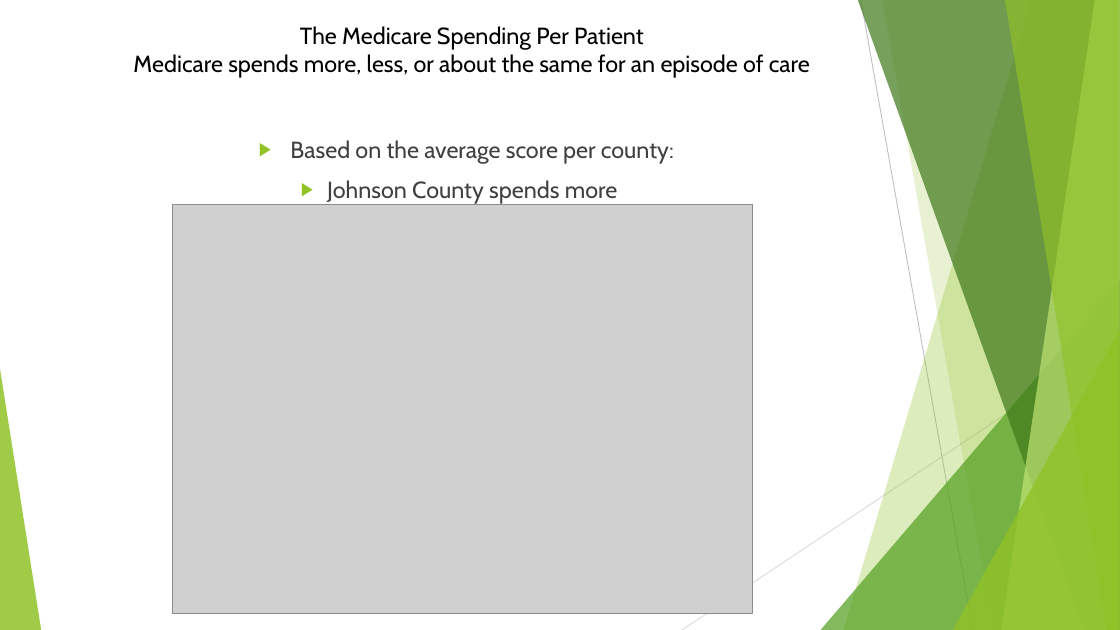
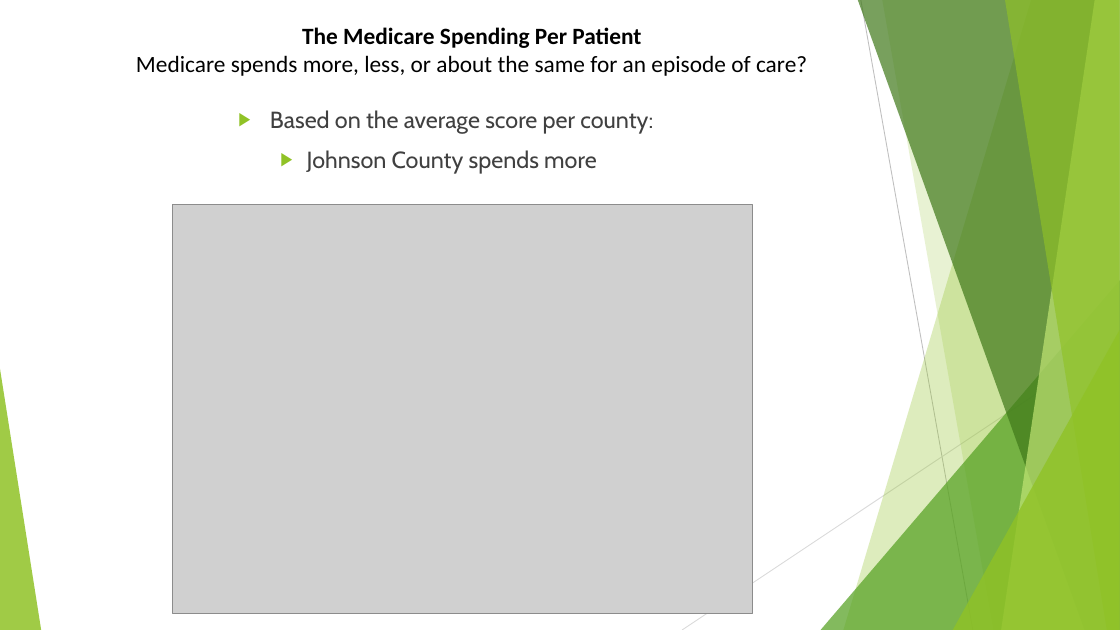
Before and after one commit to TedMur/SnakeBait, a slide deck: slide 8 of SnakeBitePresentation.pptx. Drawn at 1120x630 pixels with LibreOffice and Linux fonts; fonts in the diff are those of the drawing; grey boxes stand for pictures. Boxes give left, top, right and bottom in pixels: in the first picture for what was removed or moved away, otherwise in the second. Text is boxed around its words. In the diff, an @@ line names an element or a change of style, - is before the commit and + after.

```diff
--- a/SnakeBitePresentation.pptx
+++ b/SnakeBitePresentation.pptx
@@ text at bbox=[302, 27, 641, 48]: font Cabin to Calibri, bold on in "The Medicare Spending Per Patient" @@
@@ text at bbox=[136, 55, 807, 76]: text changed; font Cabin to Calibri @@
-Medicare spends more, less, or about the same for an episode of care
+Medicare spends more, less, or about the same for an episode of care?
@@ text "Based on the average score ...": place and size @@
-text "Based on the average score ..." at bbox=[290, 140, 674, 204]
+text "Based on the average score ..." at bbox=[270, 110, 653, 174]
```
Also in this commit, not shown: 11 other slides changed.
